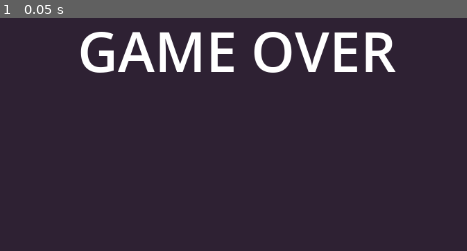
Above: before the commit, frame 1.
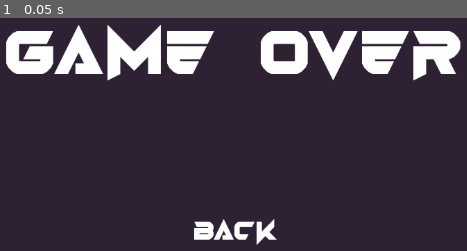
Above: after the commit, the same moment.

Repository: Xwilarg/LudumDare54
Game: Godot game, scene res://Scenes/GameOver.tscn
The game is run twice, just before and just after one commit, with the same random seed, the same clock (stepped at 60 frames per second) and the same inputs. This scene is started directly instead of the project's main scene. Video files are missing from this copy of the repository; at most half a second of black plays in their place.
Inputs:
- Up to frame 1 (0.05 s): no input

The runs differ from the first frame. In frame 1, 12% of the frame differs, in the area x 1-99%, y 3-98%.
Error in both runs: Invalid access to property or key 'current_weather' on a base object of type 'Nil'. (res://Scripts/GameManager.gd:39)

Commit message:
Add "back" button on game over screen

Diff:
--- a/Scenes/GameOver.tscn
+++ b/Scenes/GameOver.tscn
@@ -1,9 +1,13 @@
-[gd_scene load_steps=2 format=3 uid="uid://b803y3g11f4up"]
+[gd_scene load_steps=4 format=3 uid="uid://b803y3g11f4up"]
+
+[ext_resource type="Script" path="res://Scripts/GameOver.gd" id="1_gdeod"]
+[ext_resource type="FontFile" uid="uid://degphstpbf0uh" path="res://Font/angas v3 ultra.ttf" id="2_ueumv"]
 
 [sub_resource type="LabelSettings" id="LabelSettings_exepm"]
 font_size = 80
 
 [node name="GameOver" type="Node3D"]
+script = ExtResource("1_gdeod")
 
 [node name="Camera3D" type="Camera3D" parent="."]
 transform = Transform3D(1, 0, 0, 0, 1, 0, 0, 0, 1, 0, 0, 3.48425)
@@ -38,5 +42,30 @@
 offset_bottom = 11.5
 grow_horizontal = 2
 grow_vertical = 2
+theme_override_fonts/font = ExtResource("2_ueumv")
 text = "GAME OVER"
 label_settings = SubResource("LabelSettings_exepm")
+
+[node name="BoxContainer" type="BoxContainer" parent="Control"]
+custom_minimum_size = Vector2(0, 130)
+layout_mode = 1
+anchors_preset = 7
+anchor_left = 0.5
+anchor_top = 1.0
+anchor_right = 0.5
+anchor_bottom = 1.0
+offset_left = -21.0
+offset_top = -40.0
+offset_right = 21.0
+grow_horizontal = 2
+grow_vertical = 0
+
+[node name="Back" type="Label" parent="Control/BoxContainer"]
+layout_mode = 2
+mouse_filter = 0
+theme_override_fonts/font = ExtResource("2_ueumv")
+theme_override_font_sizes/font_size = 33
+text = "BACK"
+horizontal_alignment = 1
+
+[connection signal="gui_input" from="Control/BoxContainer/Back" to="." method="_on_back_gui_input"]
--- /dev/null
+++ b/Scripts/GameOver.gd
@@ -0,0 +1,16 @@
+extends Node
+
+
+# Called when the node enters the scene tree for the first time.
+func _ready():
+	$Control/BoxContainer/Back.text = tr("GAMEOVER_BACK")
+
+
+# Called every frame. 'delta' is the elapsed time since the previous frame.
+func _process(delta):
+	pass
+
+
+func _on_back_gui_input(event):
+	if (event is InputEventMouseButton && event.pressed && event.button_index == 1):
+		get_tree().change_scene_to_file("res://Scenes/TitleScreen.tscn")
--- a/Translations/text.csv
+++ b/Translations/text.csv
@@ -2,6 +2,8 @@
 MENU_START;START GAME;DÉMARRER
 MENU_CREDITS;CREDITS;CRÉDITS
 MENU_LANGUAGE;LANGUAGE - ENGLISH;LANGUE - FRANÇAIS
+
+GAMEOVER_BACK;BACK;RETOUR
 
 FLAK1_NAME;Flak Gun;Canon anti-aérien
 FLAK1_DESC;The base defense of your ship, don't forget the London treaty!;La défense de base de votre navire, n'oubliez pas le traité de Londres !
